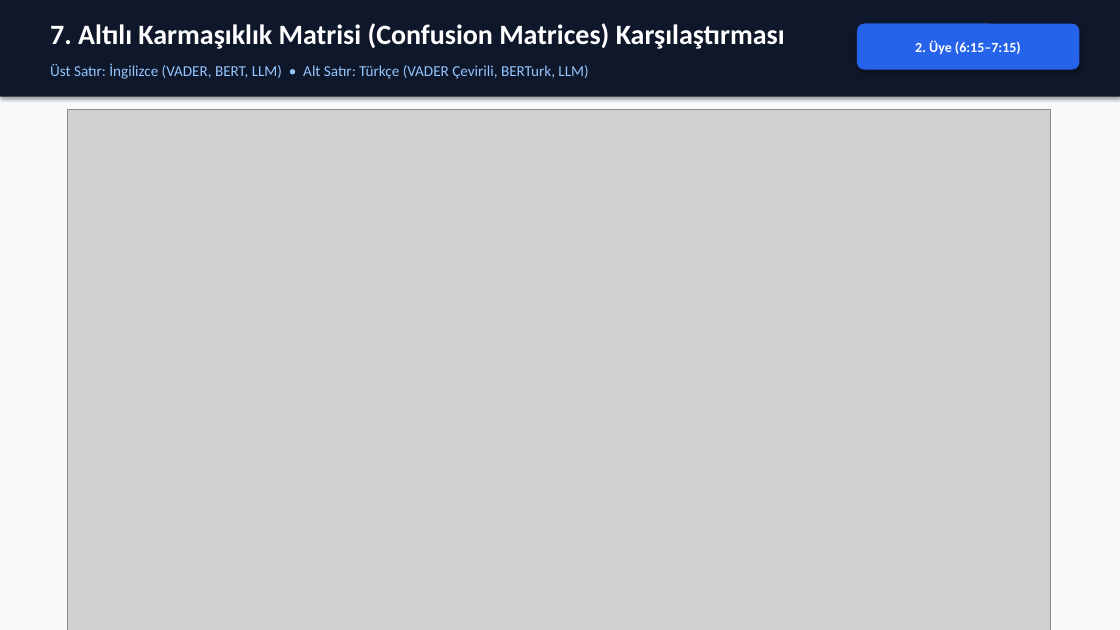
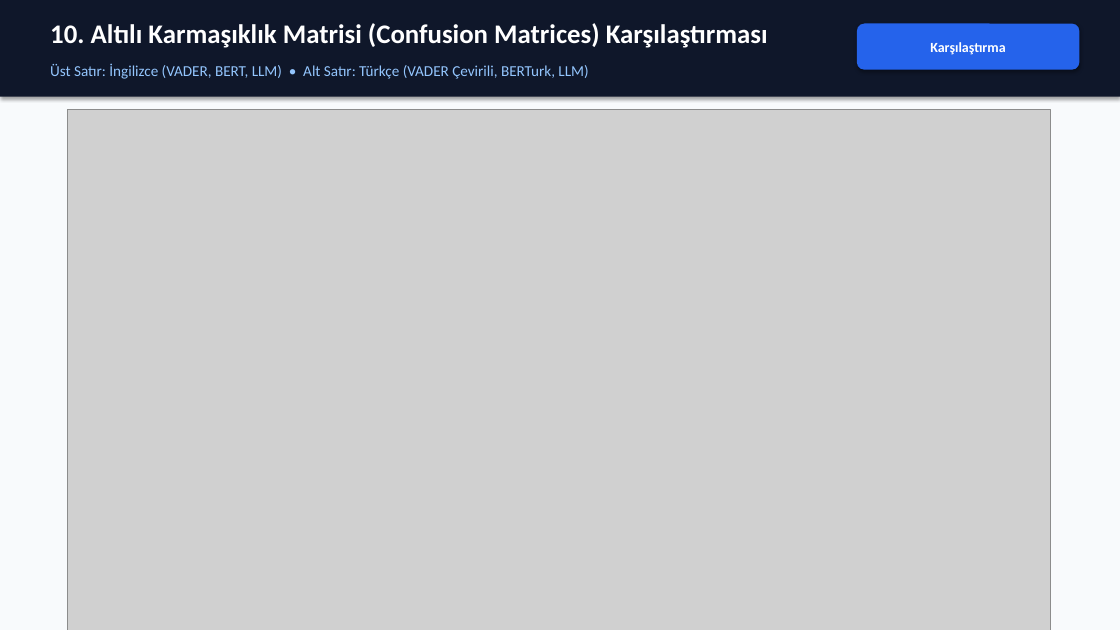
Before and after one commit to erenaksoyy/BIM448_Duygu_Analizi_Projesi, a slide deck: slide 11 of 4_Rapor_ve_Gorseller/BIM448_Proje_Sunumu.pptx (slide 8 before the commit). Drawn at 1120x630 pixels with LibreOffice and Linux fonts; fonts in the diff are those of the drawing; grey boxes stand for pictures. Boxes give left, top, right and bottom in pixels: in the first picture for what was removed or moved away, otherwise in the second. Text is boxed around its words. In the diff, an @@ line names an element or a change of style, - is before the commit and + after.

```diff
--- a/4_Rapor_ve_Gorseller/BIM448_Proje_Sunumu.pptx
+++ b/4_Rapor_ve_Gorseller/BIM448_Proje_Sunumu.pptx
@@ text at <box>50,23,768,48</box>: text changed; size 24 to 23 pt @@
-7. Altılı Karmaşıklık Matrisi (Confusion Matrices) Karşılaştırması
+10. Altılı Karmaşıklık Matrisi (Confusion Matrices) Karşılaştırması
@@ text in rounded rectangle at <box>930,42,1005,55</box>: text changed @@
-2. Üye (6:15–7:15)
+Karşılaştırma
```
Also in this commit, not shown: 11 other slides changed, 3 slides added, 3 other files.
